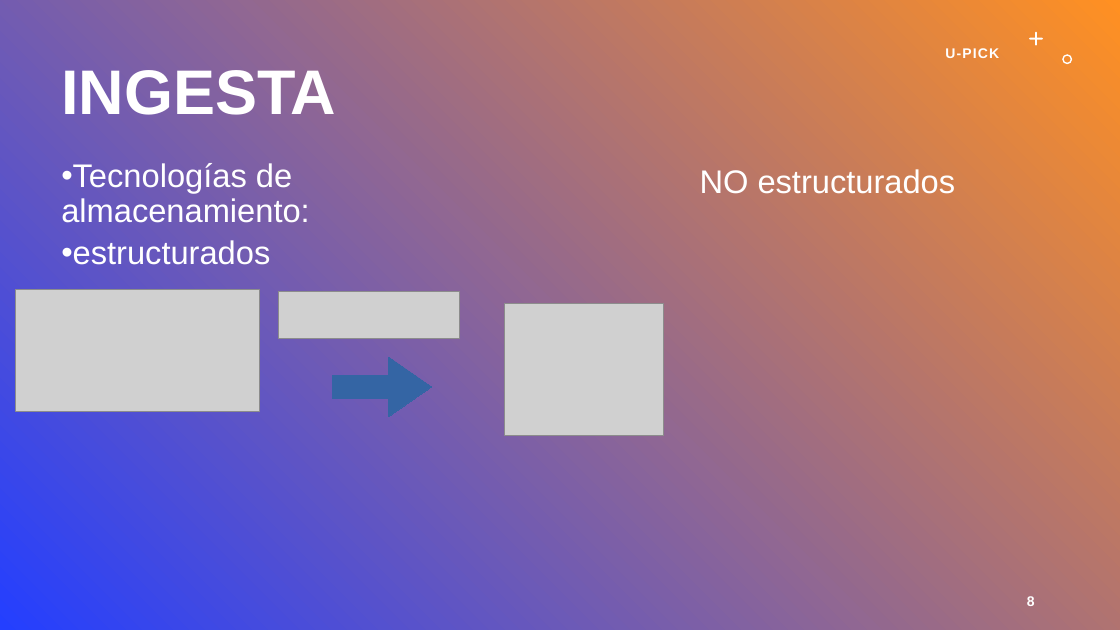
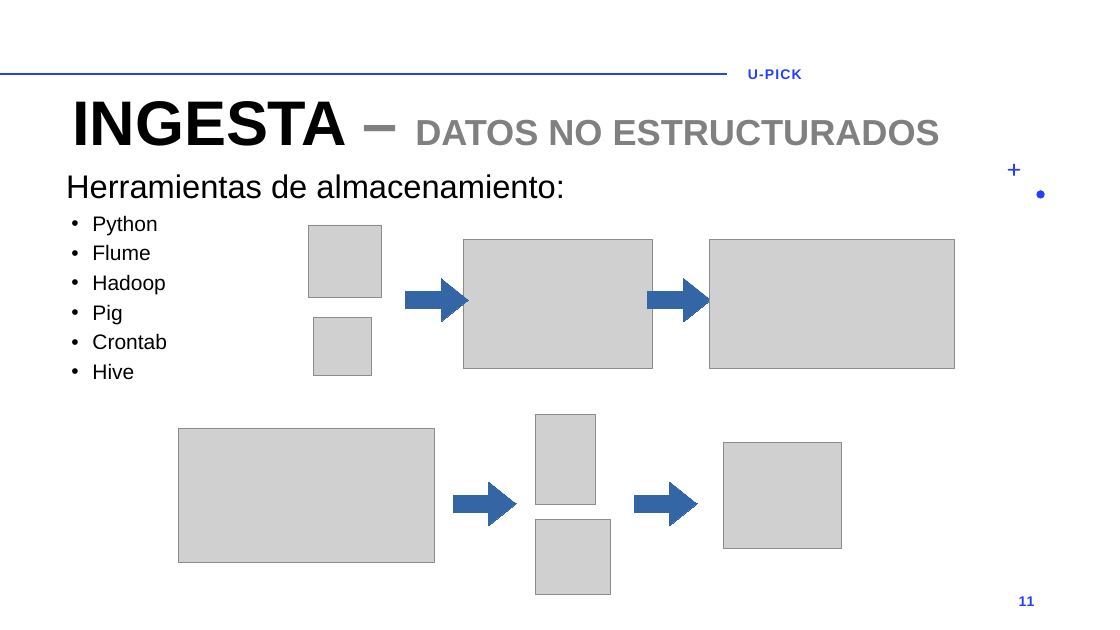
Before and after one commit to Dacarpe03/SIC_Big_Data_CDC, a slide deck: slide 11 of Entregas/U-pick.pptx (slide 8 before the commit). Drawn at 1120x630 pixels with LibreOffice and Linux fonts; fonts in the diff are those of the drawing; grey boxes stand for pictures. Boxes give left, top, right and bottom in pixels: in the first picture for what was removed or moved away, otherwise in the second. Text is boxed around its words. In the diff, an @@ line names an element or a change of style, - is before the commit and + after.

```diff
--- a/Entregas/U-pick.pptx
+++ b/Entregas/U-pick.pptx
@@ background gradient #243FFF to #FF9022 to #FFFFFF @@
@@ text "U-PICK": place and size @@
-text "U-PICK" at <box>945,48,999,58</box>
+text "U-PICK" at <box>748,69,802,79</box>
@@ text "U-PICK" at <box>748,69,802,79</box>: text colour #FFFFFF to #243FFF; less space between paragraphs @@
@@ freeform shape removed at <box>1029,32,1044,46</box> @@
@@ freeform shape removed at <box>1063,55,1073,65</box> @@
@@ line added from (0, 74) to (726, 74), #FF9022 2 pt @@
@@ title at <box>72,101,940,146</box>: text changed; size 54 to 31 pt; text colour #FFFFFF to #808080 @@
-INGESTA
+INGESTA – DATOS NO ESTRUCTURADOS
@@ text removed at <box>61,163,309,265</box> @@
-• Tecnologías de almacenamiento:
-• estructurados
@@ text added at <box>66,174,564,380</box>, 18 pt, text #000000 @@
+Herramientas de almacenamiento:
+• Python
+• Flume
+• Hadoop
+• Pig
+• Crontab
+• Hive
@@ text removed at <box>700,169,956,194</box> @@
-NO estructurados
@@ freeform shape added at <box>1008,164,1021,176</box>, fill #243FFF @@
@@ freeform shape added at <box>1037,190,1045,198</box>, fill #243FFF @@
@@ group added at <box>308,225,955,375</box>: 4 pictures, 1 freeform shape @@
@@ picture removed at <box>16,289,260,411</box> @@
@@ picture removed at <box>279,292,460,338</box> @@
@@ freeform shape: place and size @@
-freeform shape at <box>333,357,432,417</box>
+freeform shape at <box>406,278,469,322</box>
@@ picture: place and size @@
-picture at <box>505,303,664,435</box>
+picture at <box>724,442,843,549</box>
@@ group added at <box>178,415,697,595</box>: 3 pictures, 2 freeform shapes @@
@@ page number at <box>1019,596,1035,606</box>: text changed; text colour #FFFFFF to #243FFF @@
-8
+11
```
Also in this commit, not shown: 6 other slides changed, 7 slides added, 4 slides removed.
